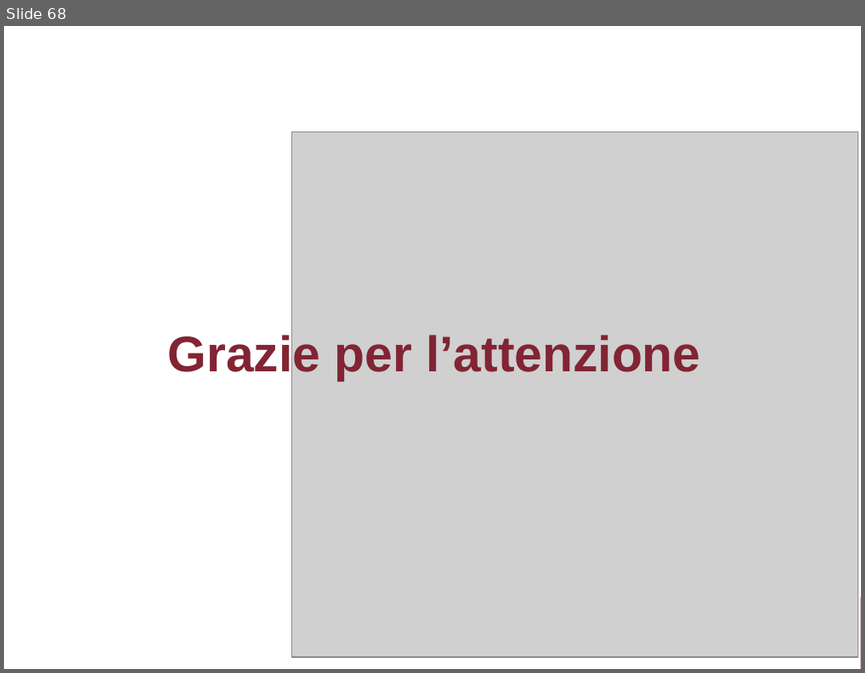
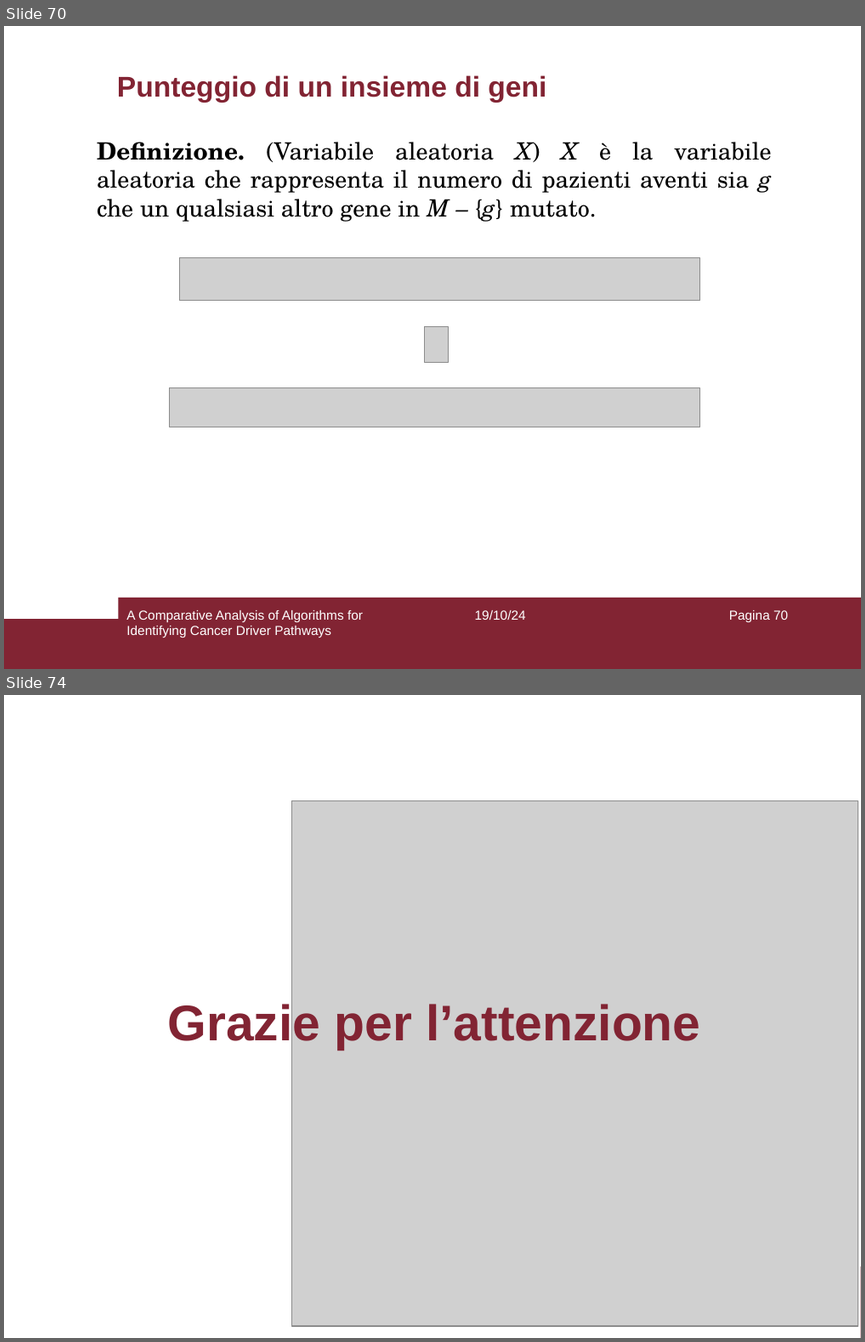
Before and after one commit to aflaag/bsc-thesis, a slide deck: presentation/slides.odp. Shown one above the other, each under a label of ours: slide 68 before the commit, slides 70 and 74 after it; the slides between them are not shown. The pictures are 865x673 and 865x1342 pixels, drawn with LibreOffice and Linux fonts; fonts in the diff are those of the drawing; grey boxes stand for pictures. Boxes give left, top, right and bottom in pixels: in the first picture for what was removed or moved away, otherwise in the second. Text is boxed around its words. In the diff, an @@ line names an element or a change of style, - is before the commit and + after.

```diff
--- a/presentation/slides.odp
+++ b/presentation/slides.odp
@@ slide 70 added at box(4, 26, 861, 669), background #FFFFFF; not listed: 2 template elements that a slide beside it also shows @@
@@ title added at box(117, 75, 546, 102), 24 pt, text #822433, bold @@
+Punteggio di un insieme di geni
@@ text added at box(97, 142, 772, 222), 20 pt, text #000000 @@
+Definizione. (Variabile aleatoria X) X è la variabile aleatoria che rappresenta il numero di pazienti aventi sia g che un qualsiasi altro gene in M – {g} mutato.
@@ picture added at box(180, 257, 699, 301) @@
@@ picture added at box(425, 326, 449, 363) @@
@@ picture added at box(170, 388, 699, 427) @@
@@ text added at box(126, 610, 363, 637), 11 pt, text #FFFFFF @@
+A Comparative Analysis of Algorithms for Identifying Cancer Driver Pathways
@@ text added at box(475, 610, 526, 619), 11 pt, text #FFFFFF @@
+19/10/24
@@ page number added at box(729, 610, 788, 622), 11 pt, text #FFFFFF @@
+Pagina 70
@@ what was slide 68 is now slide 74 @@
```
Also in this commit, not shown: 66 slides changed, 5 other slides added, 9 other files.
